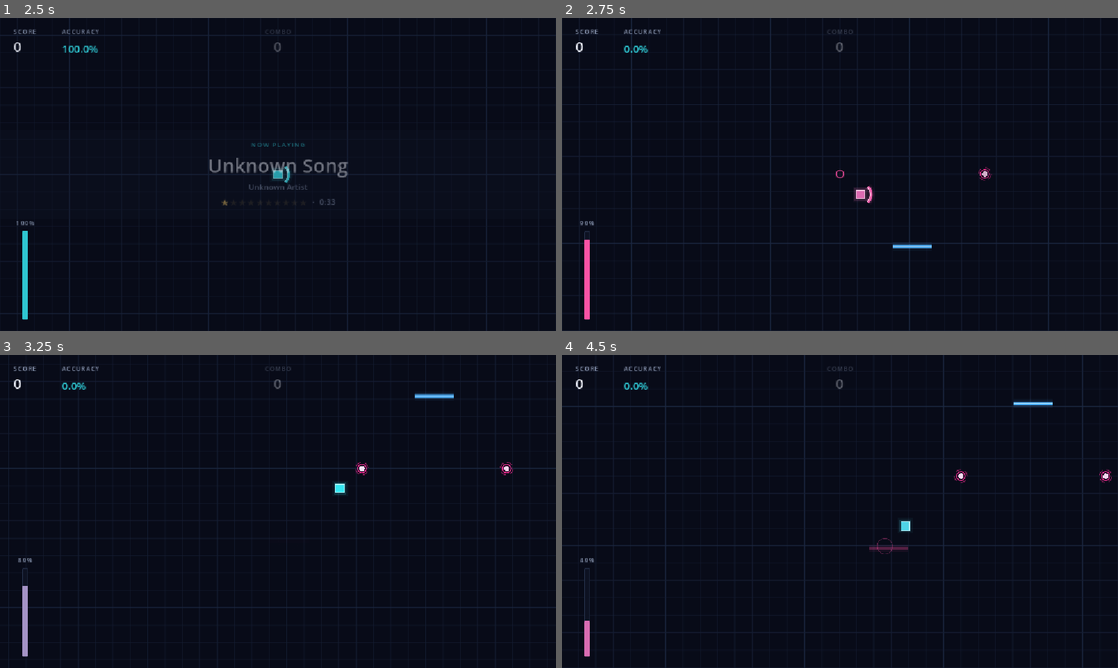
Above: before the commit, frames 1-4 (two rows, left to right).
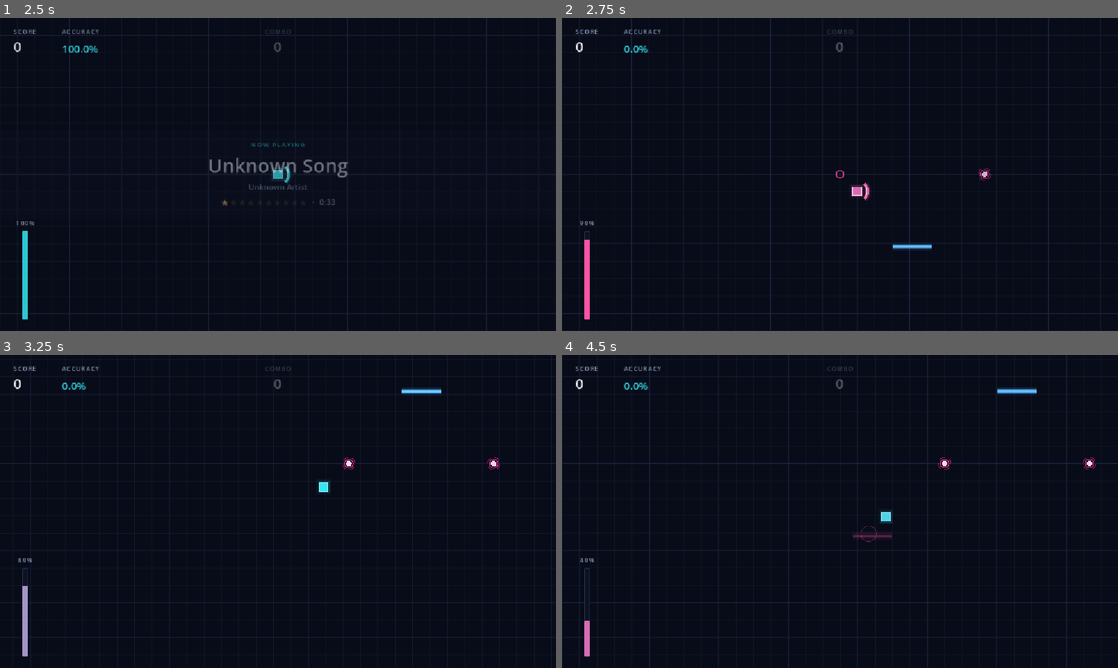
Above: after the commit, the same moments.

Repository: ftambler/godot-rythm-game
Game: Godot game, scene res://scenes/game/Game.tscn
The game is run twice, just before and just after one commit, with the same random seed, the same clock (stepped at 60 frames per second) and the same inputs. This scene is started directly instead of the project's main scene.
Inputs (mouse positions are in pixels of both pictures, inside the frame that each line leads up to):
- Up to frame 1 (2.5 s): tap Enter (ui_accept) at 0.5, 0.77, 1.25, 2 s; move the mouse to (400, 158) at 0.52 s; hold Right (shield_right) 0.53-1.25 s; hold Space (hit_orb) 0.53-1.25 s; click (400, 158) at 0.67 s; drag from (166, 190) to (278, 174) at 1.27 s; move the mouse to (333, 105) at 2.02 s; hold Right (shield_right) from 2.03 s (still down); hold Space (hit_orb) from 2.03 s (still down)
- Up to frame 2 (2.75 s): keep holding Right (shield_right); keep holding Space (hit_orb)
- Up to frame 3 (3.25 s): release Right (shield_right) at 2.75 s; release Space (hit_orb) at 2.75 s; drag from (250, 574) to (422, 511) at 2.77 s
- Up to frame 4 (4.5 s): move the mouse to (1006, 558) at 3.52 s; hold Left (shield_left) 3.53-4.25 s; hold Space (hit_orb) 3.53-4.25 s; tap Enter (ui_accept) at 3.77 s; drag from (673, 464) to (1012, 514) at 4.27 s

Frame 1 is identical in both runs. In frame 2, 0.2% of the frame differs, in the area x 49-78%, y 47-74%; in frame 3, 1.2%; in frame 4, 3.1%, in the area x 0-100%, y 0-100%.

Commit message:
Enabled frame interpolation to fix stutter on high fps

Diff:
--- a/project.godot
+++ b/project.godot
@@ -68,6 +68,7 @@
 
 [physics]
 
+common/physics_interpolation=true
 3d/physics_engine="Jolt Physics"
 
 [rendering]
--- a/scripts/level/level_manager.gd
+++ b/scripts/level/level_manager.gd
@@ -98,6 +98,8 @@
 			return
 
 	object.position = data.position
+	# Placed after entering the tree, so don't let interpolation slide it in from the origin.
+	object.reset_physics_interpolation()
 	active_objects[data] = object
 
 
